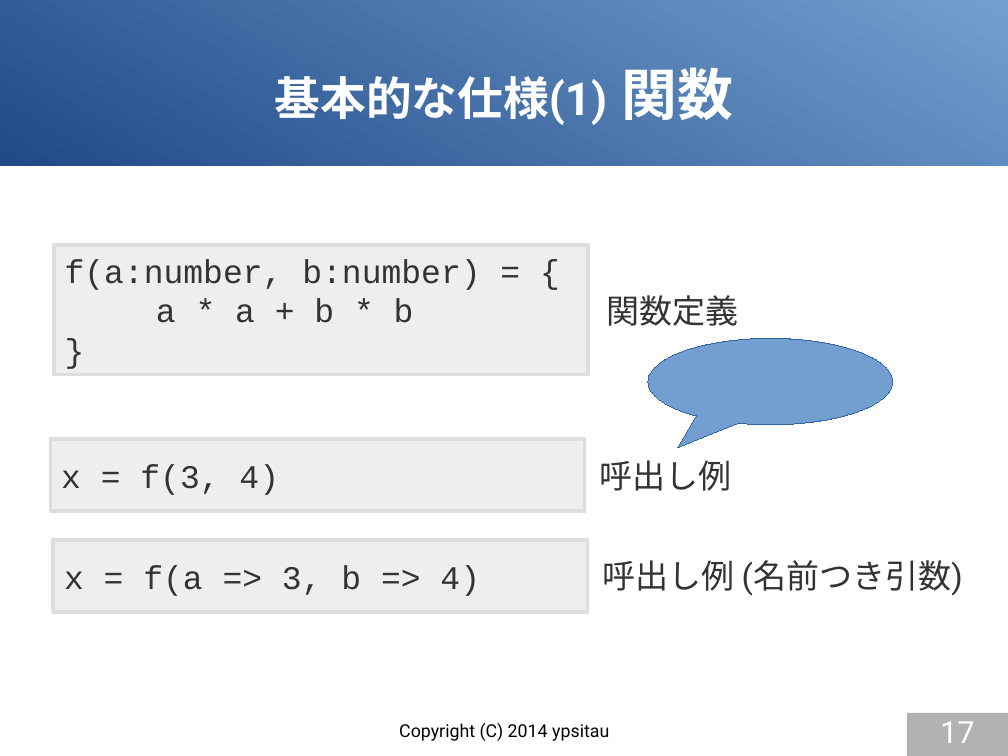
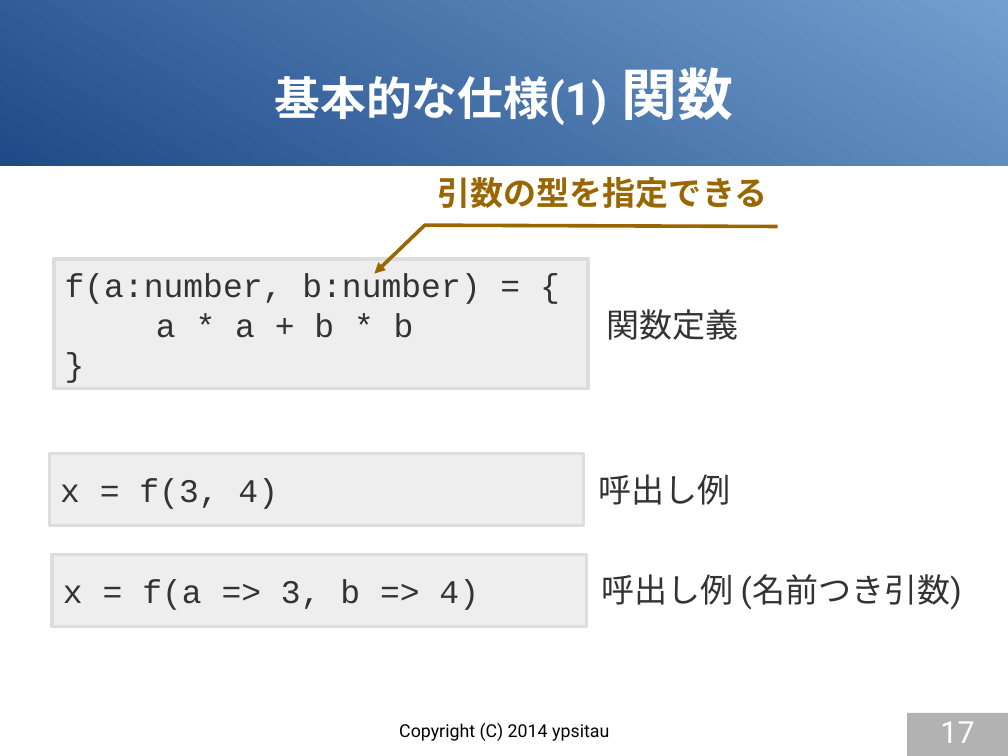
Before and after one commit to gura-lang/gura-doc, a slide deck: slide 17 of presentation/gura-introduction.odp. Drawn at 1008x756 pixels with LibreOffice and Linux fonts; fonts in the diff are those of the drawing. Boxes give left, top, right and bottom in pixels: in the first picture for what was removed or moved away, otherwise in the second. Text is boxed around its words. In the diff, an @@ line names an element or a change of style, - is before the commit and + after.

```diff
--- a/presentation/gura-introduction.odp
+++ b/presentation/gura-introduction.odp
@@ text added at [438, 177, 768, 208], 26 pt, text #996600, bold @@
+引数の型を指定できる
@@ arrow added from (425, 225) to (374, 273), #996600 2.83 pt @@
@@ line added from (424, 225) to (777, 227), #996600 2.83 pt @@
@@ speech bubble removed at [649, 338, 894, 424] @@
@@ 3 rectangles, 3 texts: place and size @@
-3 rectangles, 3 texts at [50, 245, 963, 613]
+3 rectangles, 3 texts at [49, 259, 962, 627]
```
Also in this commit, not shown: 9 other slides changed, 5 slides added.
